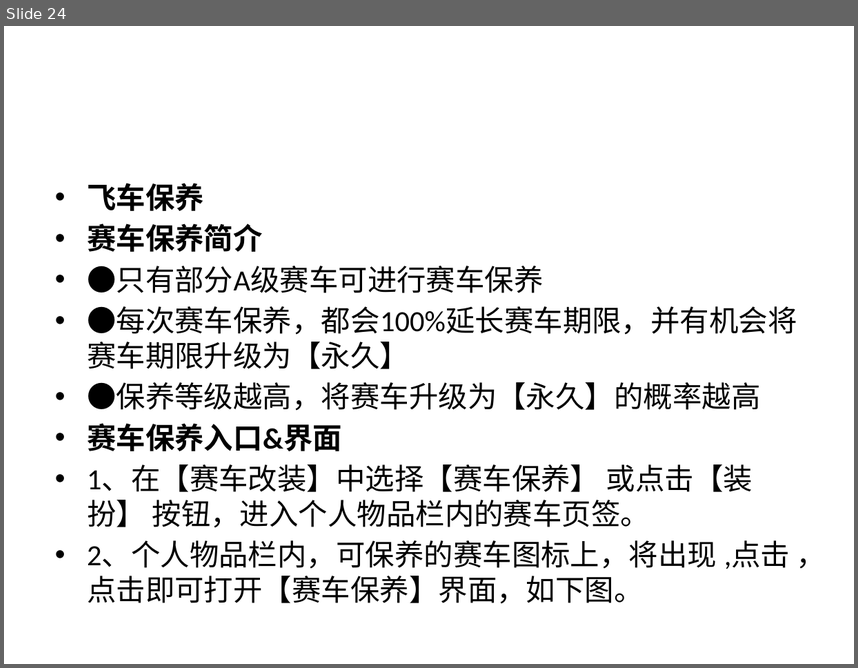
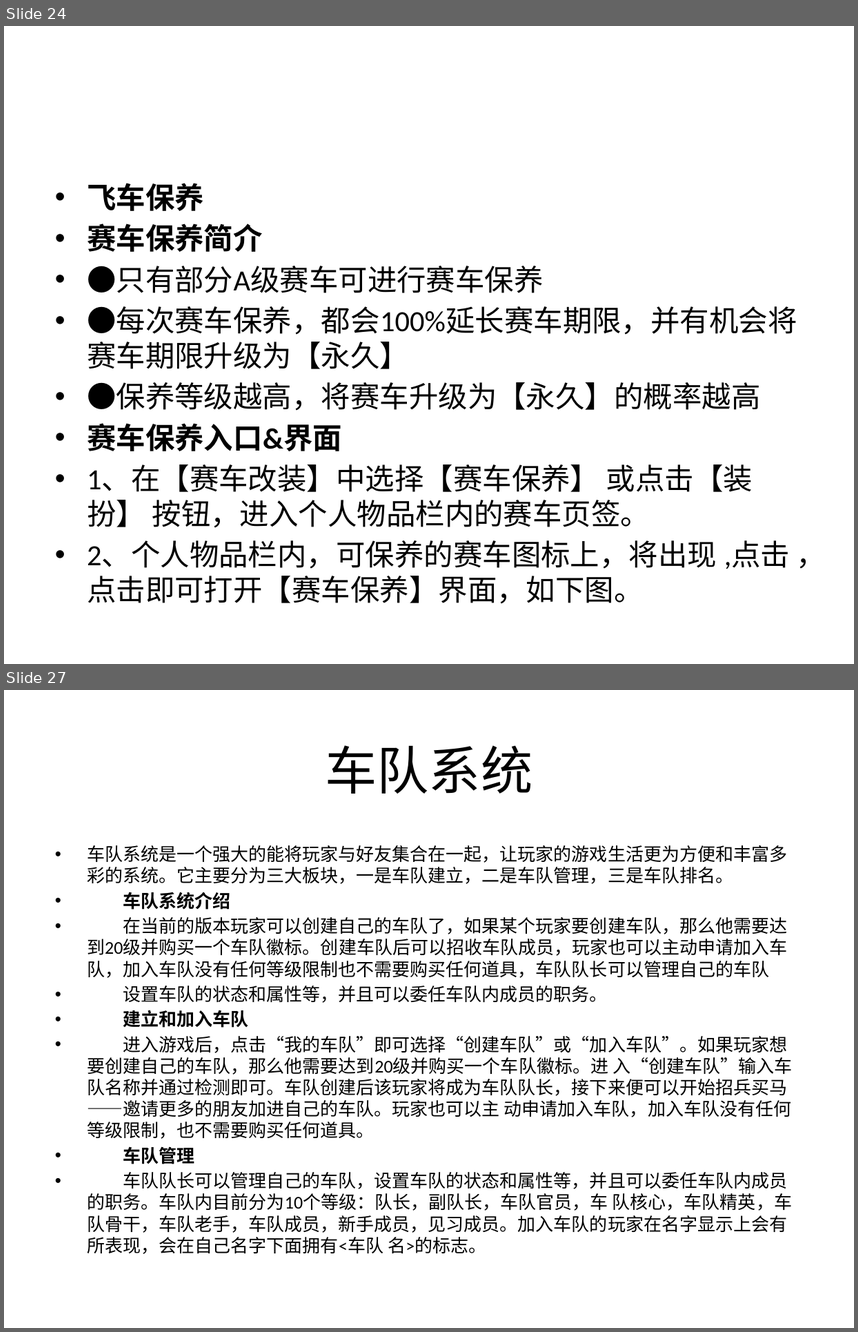
Before and after one commit to 838711801/PengPeng, a slide deck: 游戏分析/QQ飞车分析.pptx. Shown one above the other, each under a label of ours: slide 24 before the commit, slides 24 and 27 after it; the slides between them are not shown. The pictures are 858x668 and 858x1332 pixels, drawn with LibreOffice and Linux fonts; fonts in the diff are those of the drawing. Boxes give left, top, right and bottom in pixels: in the first picture for what was removed or moved away, otherwise in the second. Text is boxed around its words. In the diff, an @@ line names an element or a change of style, - is before the commit and + after.

```diff
--- a/游戏分析/QQ飞车分析.pptx
+++ b/游戏分析/QQ飞车分析.pptx
@@ slide 27 added at (x1=4, y1=690, x2=854, y2=1328), background #FFFFFF @@
@@ title added at (x1=325, y1=745, x2=533, y2=793), 44 pt, text #000000 @@
+车队系统
@@ text added at (x1=87, y1=845, x2=792, y2=1254), 15.2 pt, text #000000 @@
+• 车队系统是一个强大的能将玩家与好友集合在一起，让玩家的游戏生活更为方便和丰富多彩的系统。它主要分为三大板块，一是车队建立，二是车队管理，三是车队排名。
+• 车队系统介绍
+• 在当前的版本玩家可以创建自己的车队了，如果某个玩家要创建车队，那么他需要达到20级并购买一个车队徽标。创建车队后可以招收车队成员，玩家也可以主动申请加入车队，加入车队没有任何等级限制也不需要购买任何道具，车队队长可以管理自己的车队
+• 设置车队的状态和属性等，并且可以委任车队内成员的职务。
+• 建立和加入车队
+• 进入游戏后，点击“我的车队”即可选择“创建车队”或“加入车队”。如果玩家想要创建自己的车队，那么他需要达到20级并购买一个车队徽标。进 入“创建车队”输入车队名称并通过检测即可。车队创建后该玩家将成为车队队长，接下来便可以开始招兵买马——邀请更多的朋友加进自己的车队。玩家也可以主 动申请加入车队，加入车队没有任何等级限制，也不需要购买任何道具。
+• 车队管理
+• 车队队长可以管理自己的车队，设置车队的状态和属性等，并且可以委任车队内成员的职务。车队内目前分为10个等级：队长，副队长，车队官员，车 队核心，车队精英，车队骨干，车队老手，车队成员，新手成员，见习成员。加入车队的玩家在名字显示上会有所表现，会在自己名字下面拥有<车队 名>的标志。
```
Also in this commit, not shown: 1 slide changed, 8 other slides added, 1 other file.
